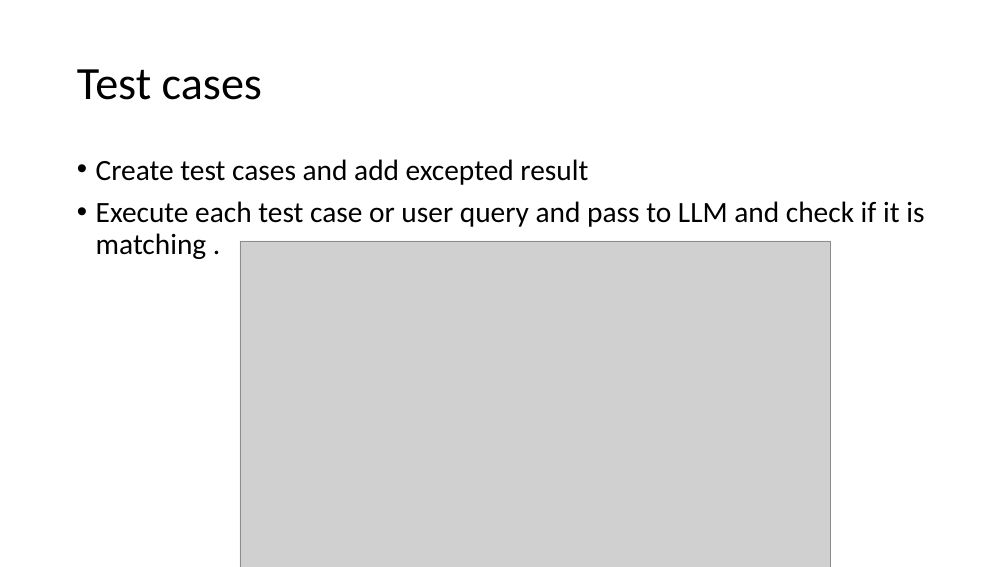
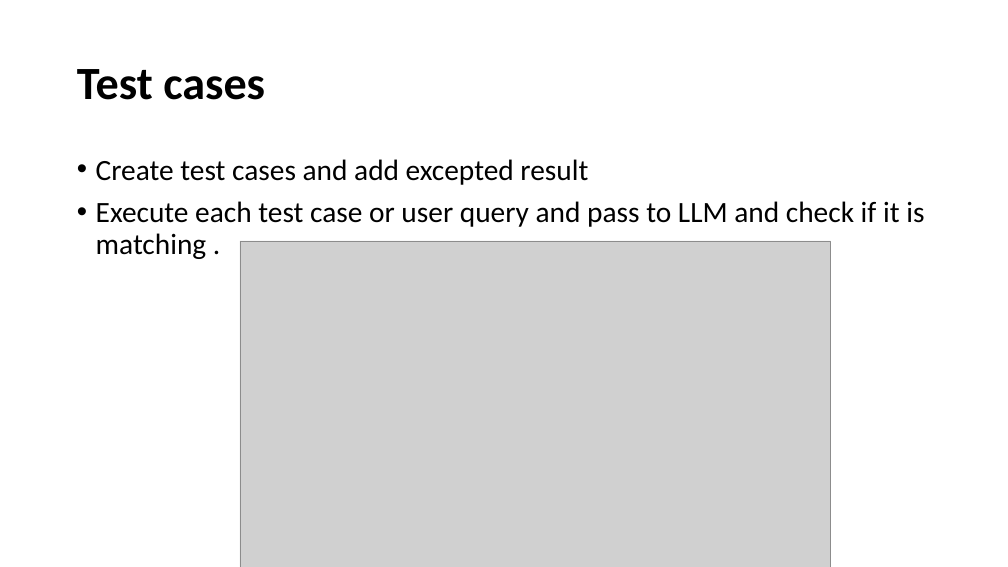
Before and after one commit to deveshomar/EducationAIAgent, a slide deck: slide 5 of Session7/Testing_tools.pptx. Drawn at 1008x567 pixels with LibreOffice and Linux fonts; fonts in the diff are those of the drawing; grey boxes stand for pictures. Boxes give left, top, right and bottom in pixels: in the first picture for what was removed or moved away, otherwise in the second. Text is boxed around its words. In the diff, an @@ line names an element or a change of style, - is before the commit and + after.

```diff
--- a/Session7/Testing_tools.pptx
+++ b/Session7/Testing_tools.pptx
@@ title "Test cases" at bbox=[77, 69, 265, 100]: bold on @@
```
Also in this commit, not shown: 20 other files.
